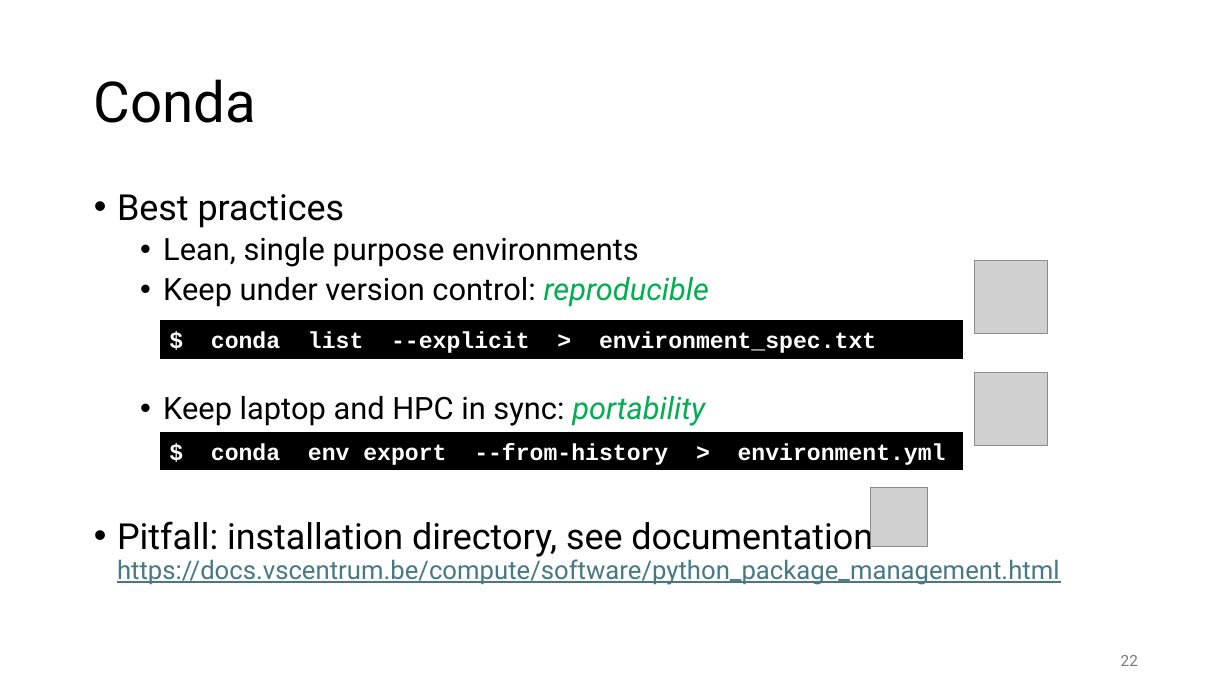
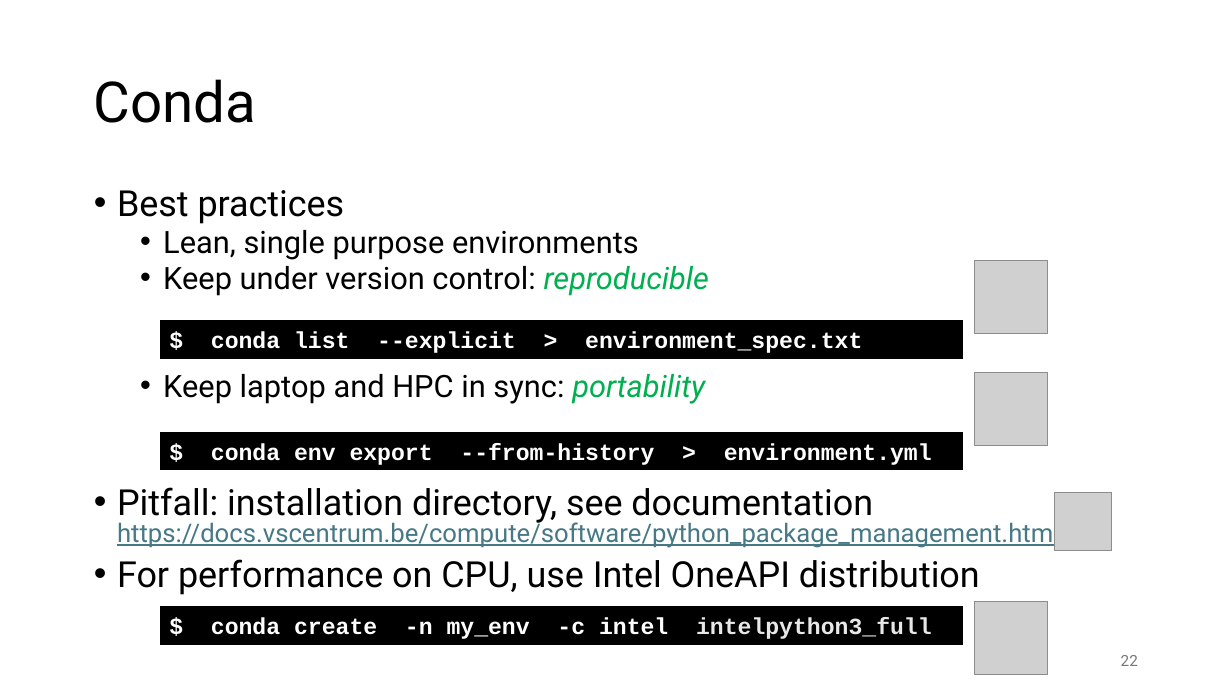
Before and after one commit to gjbex/Best-practices-for-data-science-on-HPC, a slide deck: slide 22 of best_practices_for_data_science_on_hpc.pptx. Drawn at 1232x693 pixels with LibreOffice and Linux fonts; fonts in the diff are those of the drawing; grey boxes stand for pictures. Boxes give left, top, right and bottom in pixels: in the first picture for what was removed or moved away, otherwise in the second. Text is boxed around its words. In the diff, an @@ line names an element or a change of style, - is before the commit and + after.

Commit message:
Add R package installation slides

```diff
--- a/best_practices_for_data_science_on_hpc.pptx
+++ b/best_practices_for_data_science_on_hpc.pptx
@@ text at bbox=[117, 190, 1060, 549]: line spacing 0.9 to 0.8 @@
@@ picture: place and size @@
-picture at bbox=[871, 488, 928, 547]
+picture at bbox=[1055, 493, 1112, 552]
@@ text at bbox=[117, 559, 980, 595]: paragraph added @@
+• For performance on CPU, use Intel OneAPI distribution
@@ rectangle added at bbox=[160, 607, 962, 644], fill #000000, outline #000000 0.75 pt, 18 pt, text #FFFFFF, bold @@
+$ conda create -n my_env -c intel intelpython3_full
@@ picture added at bbox=[975, 602, 1048, 675] @@
```
Also in this commit, not shown: 6 slides added.
